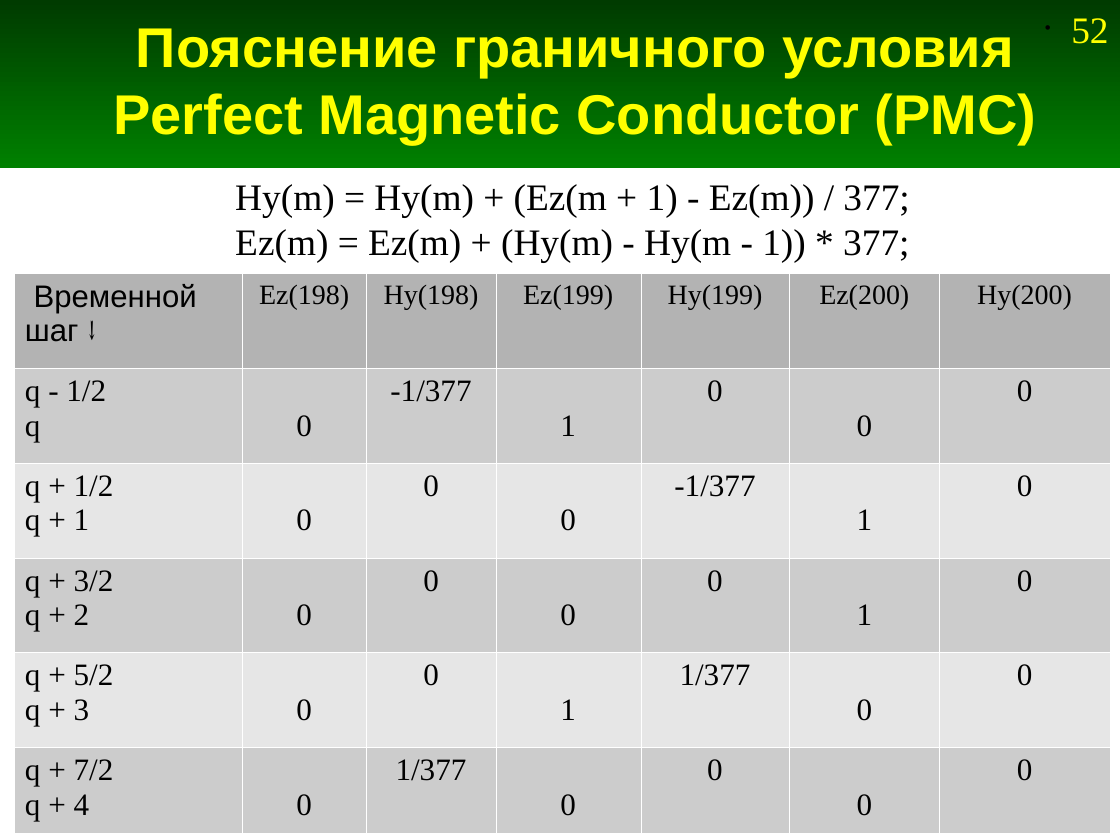
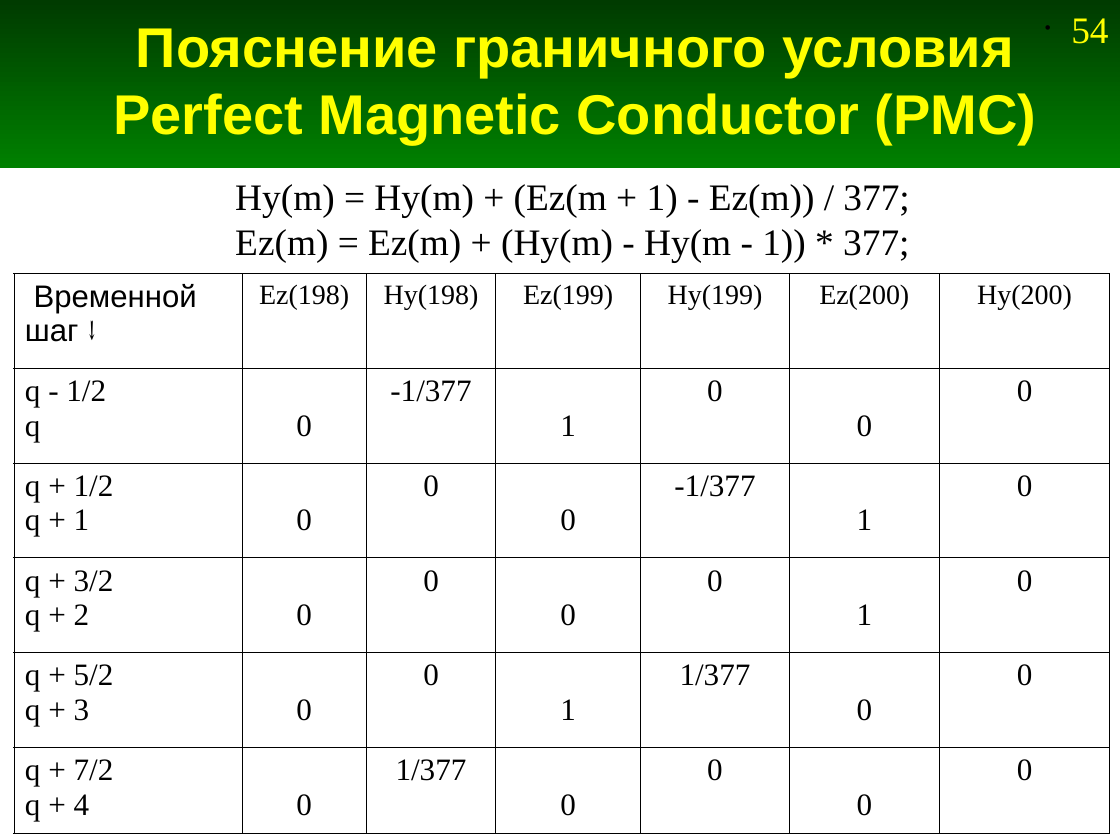
Before and after one commit to andris0147sv/modelling, a slide deck: slide 54 of presentations/2. FDTD.odp (slide 52 before the commit). Drawn at 1120x840 pixels with LibreOffice and Linux fonts; fonts in the diff are those of the drawing. Boxes give left, top, right and bottom in pixels: in the first picture for what was removed or moved away, otherwise in the second. Text is boxed around its words. In the diff, an @@ line names an element or a change of style, - is before the commit and + after.

```diff
--- a/presentations/2. FDTD.odp
+++ b/presentations/2. FDTD.odp
@@ page number at (1071, 18, 1108, 44): text changed @@
-• 52
+• 54
@@ table at (13, 273, 1110, 833) @@
@@ fill #B3B3B3 to none in row 1 @@
@@ fill #CCCCCC to none in 21 cells @@
@@ fill #E6E6E6 to none in 14 cells @@
@@ borders changed @@
```
Also in this commit, not shown: 2 other slides changed, 3 slides added, 1 slide removed.
